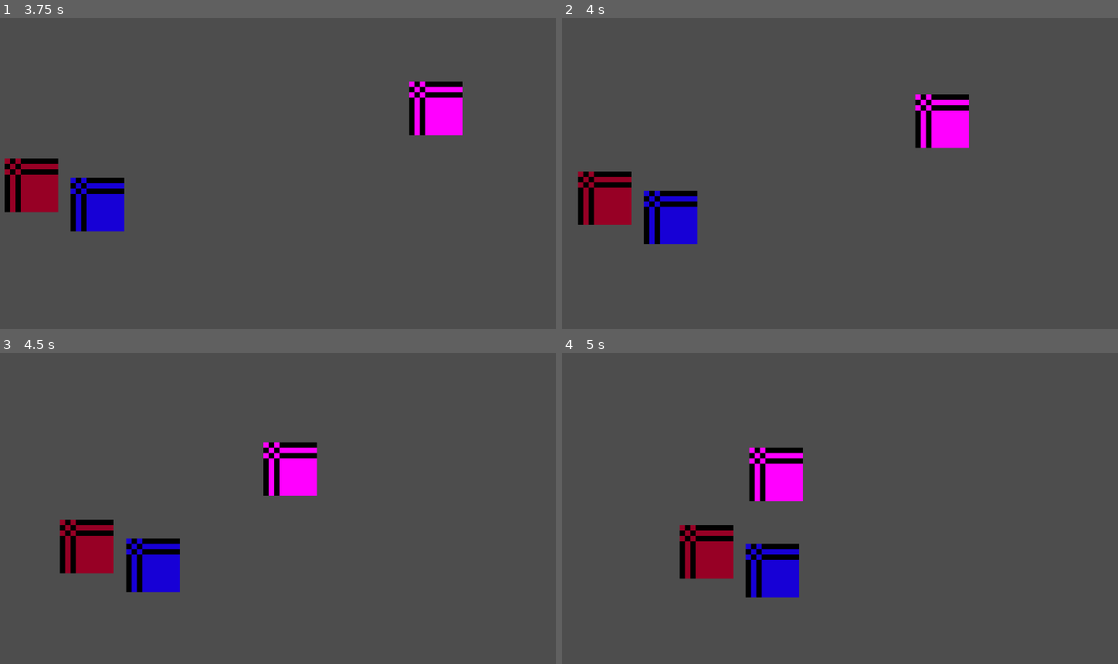
Above: before the commit, frames 1-4 (two rows, left to right).
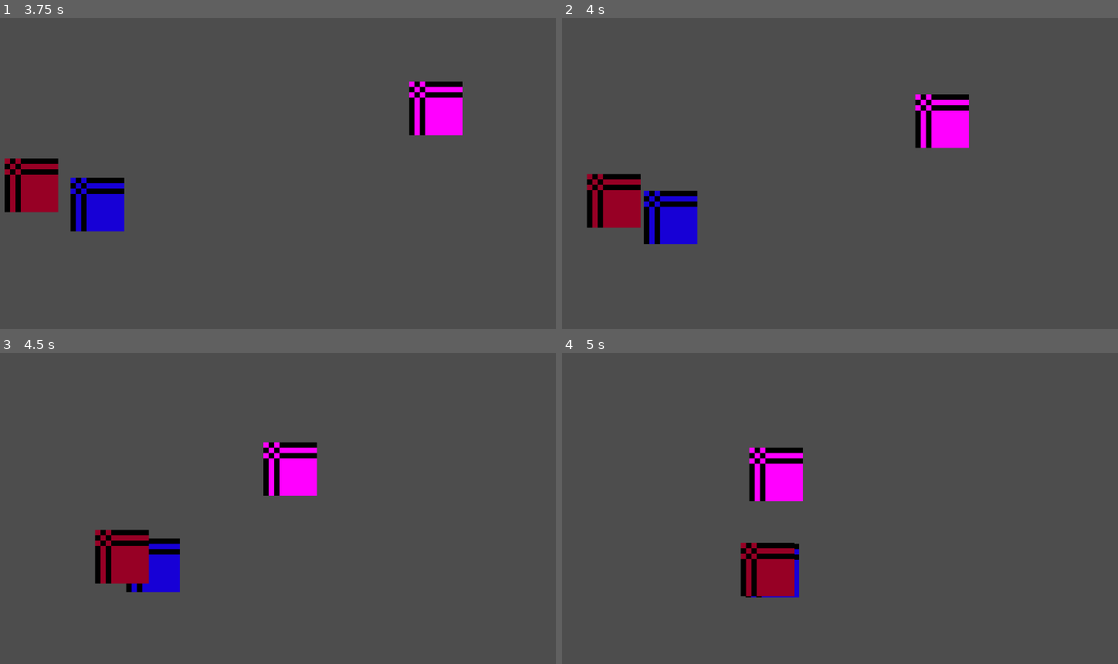
Above: after the commit, the same moments.

Repository: anqilique/GDGJam2-2025
Game: Godot game, scene res://Scenes/main.tscn
The game is run twice, just before and just after one commit, with the same random seed, the same clock (stepped at 60 frames per second) and the same inputs.
Inputs:
- Up to frame 1 (3.75 s): hold D (fire_cat_move_right) 0.53-1.28 s; hold S (fire_cat_move_down) 1.28-2.03 s; hold D (fire_cat_move_right) 2.03-2.78 s; hold W (fire_cat_move_up) 2.78-3.53 s; hold A (fire_cat_move_left) from 3.53 s (still down)
- Up to frame 2 (4 s): keep holding A (fire_cat_move_left)
- Up to frame 3 (4.5 s): keep holding A (fire_cat_move_left)
- Up to frame 4 (5 s): keep holding A (fire_cat_move_left)

Frame 1 is identical in both runs. In frame 2, 1.1% of the frame differs, in the area x 2-15%, y 49-68%; in frame 3, 2.7%; in frame 4, 3.2%, in the area x 21-42%, y 55-79%.
Error before the commit: Invalid access to property or key 'current_state' on a base object of type 'Nil'. (res://Scripts/YarnCat/States/YCatHit.gd:14)

Commit message:
hooked up more state machine variables I forgot
didn't know changing variable name removed @export assignment whoops

Diff:
--- a/Scenes/shadow.tscn
+++ b/Scenes/shadow.tscn
@@ -62,8 +62,9 @@
 shadow_parent_node = NodePath("../..")
 metadata/_custom_type_script = "uid://b24sa2kmvcoxp"
 
-[node name="ShadowAttack" type="Node" parent="StateMachine"]
+[node name="ShadowAttack" type="Node" parent="StateMachine" node_paths=PackedStringArray("state_machine")]
 script = ExtResource("5_xxmrs")
+state_machine = NodePath("..")
 damage = 1
 metadata/_custom_type_script = "uid://cjee6ug4ipcnb"
 
--- a/Scenes/yarn_cat.tscn
+++ b/Scenes/yarn_cat.tscn
@@ -56,6 +56,7 @@
 script = ExtResource("5_63v1j")
 metadata/_custom_type_script = "uid://d2wxvba0tns6f"
 
-[node name="YCatHit" type="Node" parent="StateMachine"]
+[node name="YCatHit" type="Node" parent="StateMachine" node_paths=PackedStringArray("state_machine")]
 script = ExtResource("6_jrn06")
+state_machine = NodePath("..")
 metadata/_custom_type_script = "uid://cr0mp0gn4lrw"
Not shown, changed: .gitignore
